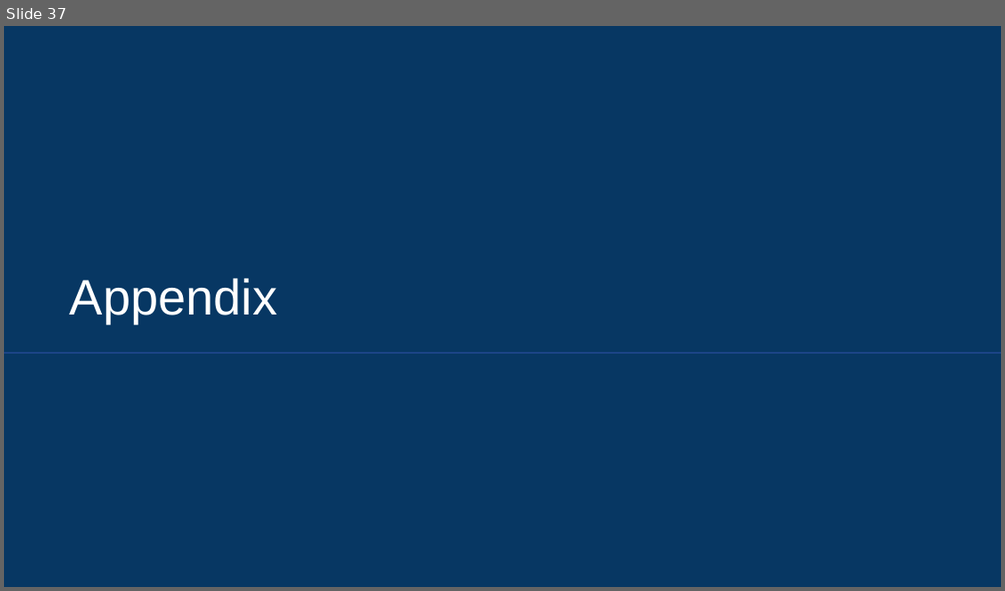
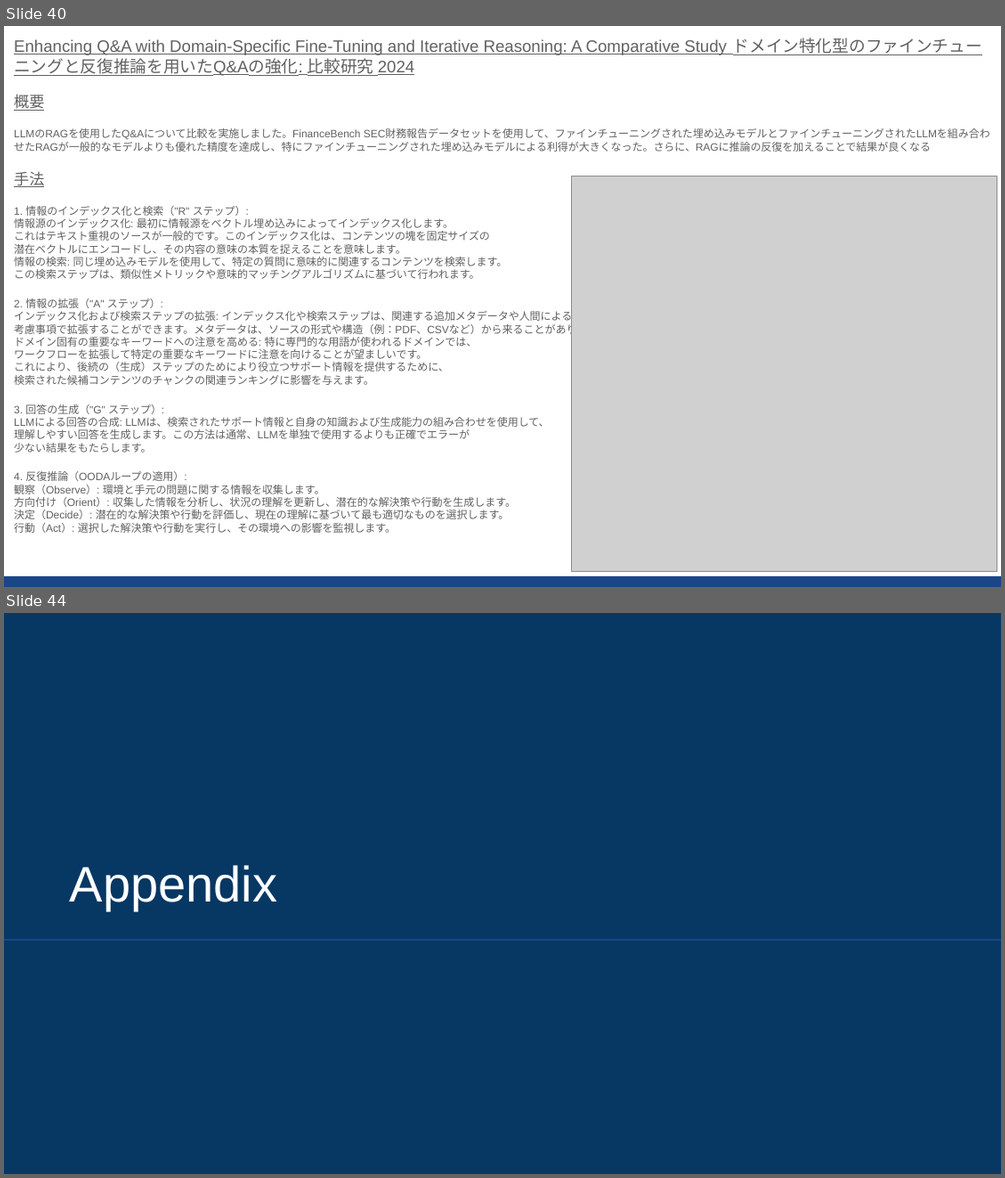
Before and after one commit to sekihan02/code_sundbox, a slide deck: 2024_LLM論文要約_4.pptx. Shown one above the other, each under a label of ours: slide 37 before the commit, slides 40 and 44 after it; the slides between them are not shown. The pictures are 1005x591 and 1005x1178 pixels, drawn with LibreOffice and Linux fonts; fonts in the diff are those of the drawing; grey boxes stand for pictures. Boxes give left, top, right and bottom in pixels: in the first picture for what was removed or moved away, otherwise in the second. Text is boxed around its words. In the diff, an @@ line names an element or a change of style, - is before the commit and + after.

```diff
--- a/2024_LLM論文要約_4.pptx
+++ b/2024_LLM論文要約_4.pptx
@@ slide 40 added at (x1=4, y1=26, x2=1001, y2=587), background #FFFFFF @@
@@ text added at (x1=14, y1=38, x2=990, y2=532), 7.6 pt, text #616161 @@
+Enhancing Q&A with Domain-Specific Fine-Tuning and Iterative Reasoning: A Comparative Study ドメイン特化型のファインチューニングと反復推論を用いたQ&Aの強化: 比較研究 2024
+概要
+LLMのRAGを使用したQ&Aについて比較を実施しました。FinanceBench SEC財務報告データセットを使用して、ファインチューニングされた埋め込みモデルとファインチューニングされたLLMを組み合わせたRAGが一般的なモデルよりも優れた精度を達成し、特にファインチューニングされた埋め込みモデルによる利得が大きくなった。さらに、RAGに推論の反復を加えることで結果が良くなる
+手法
+1. 情報のインデックス化と検索（"R" ステップ）:
+情報源のインデックス化: 最初に情報源をベクトル埋め込みによってインデックス化します。
+これはテキスト重視のソースが一般的です。このインデックス化は、コンテンツの塊を固定サイズの
+潜在ベクトルにエンコードし、その内容の意味の本質を捉えることを意味します。
+情報の検索: 同じ埋め込みモデルを使用して、特定の質問に意味的に関連するコンテンツを検索します。
+この検索ステップは、類似性メトリックや意味的マッチングアルゴリズムに基づいて行われます。
+2. 情報の拡張（"A" ステップ）:
+インデックス化および検索ステップの拡張: インデックス化や検索ステップは、関連する追加メタデータや人間による
+考慮事項で拡張することができます。メタデータは、ソースの形式や構造（例：PDF、CSVなど）から来ることがあります。
+ドメイン固有の重要なキーワードへの注意を高める: 特に専門的な用語が使われるドメインでは、
+ワークフローを拡張して特定の重要なキーワードに注意を向けることが望ましいです。
+これにより、後続の（生成）ステップのためにより役立つサポート情報を提供するために、
+検索された候補コンテンツのチャンクの関連ランキングに影響を与えます。
+3. 回答の生成（"G" ステップ）:
+LLMによる回答の合成: LLMは、検索されたサポート情報と自身の知識および生成能力の組み合わせを使用して、
+理解しやすい回答を生成します。この方法は通常、LLMを単独で使用するよりも正確でエラーが
+少ない結果をもたらします。
+4. 反復推論（OODAループの適用）:
+観察（Observe）: 環境と手元の問題に関する情報を収集します。
+方向付け（Orient）: 収集した情報を分析し、状況の理解を更新し、潜在的な解決策や行動を生成します。
+決定（Decide）: 潜在的な解決策や行動を評価し、現在の理解に基づいて最も適切なものを選択します。
+行動（Act）: 選択した解決策や行動を実行し、その環境への影響を監視します。
@@ picture added at (x1=571, y1=176, x2=995, y2=572) @@
@@ rectangle added at (x1=4, y1=576, x2=1001, y2=587), fill #1C4587 @@
@@ what was slide 37 is now slide 44 @@
```
Also in this commit, not shown: 6 other slides added, 21 other files.
